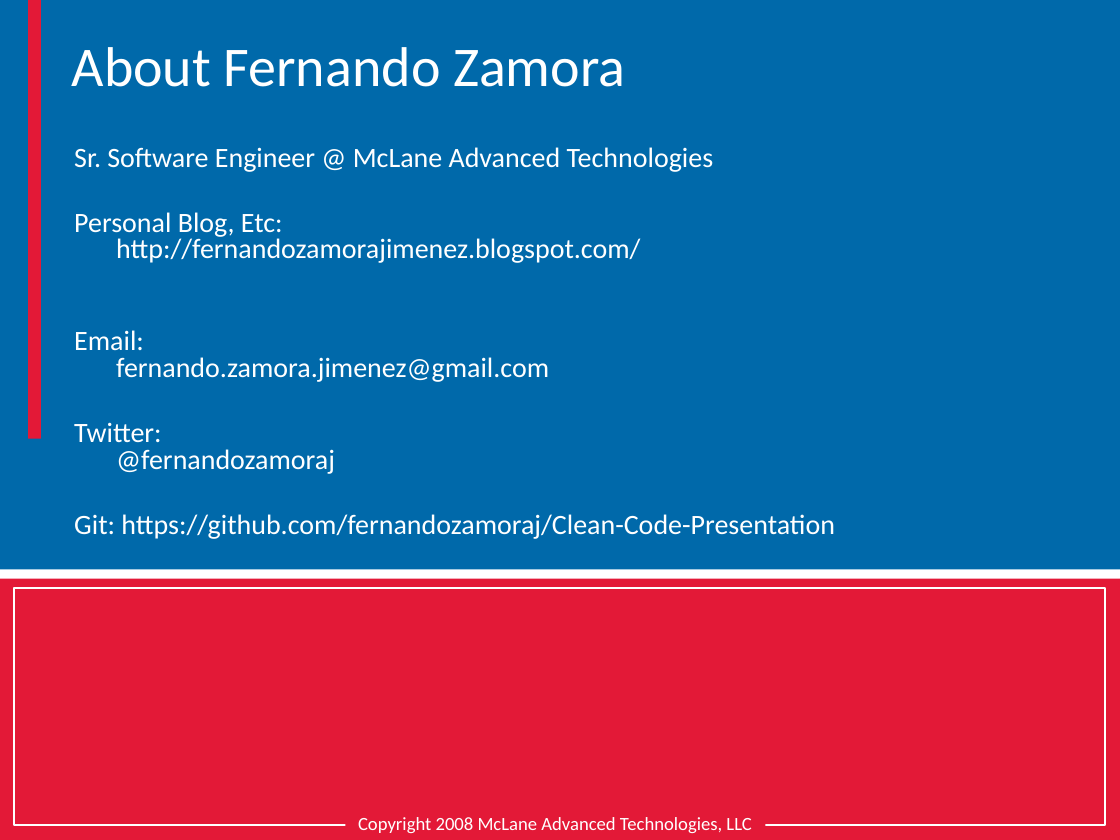
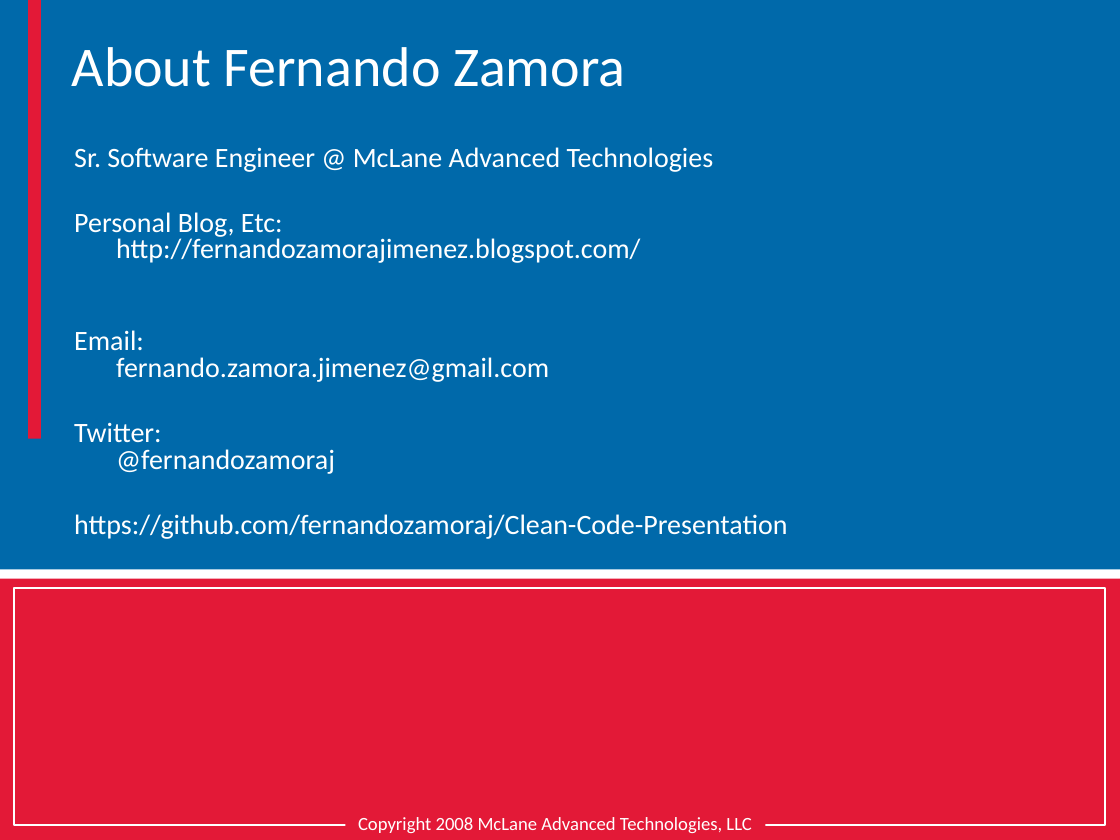
Before and after one commit to fernandozamoraj/Clean-Code-Presentation, a slide deck: slide 23 of Short Presentation/Clean Code.pptx (slide 24 before the commit). Drawn at 1120x840 pixels with LibreOffice and Linux fonts; fonts in the diff are those of the drawing. Boxes give left, top, right and bottom in pixels: in the first picture for what was removed or moved away, otherwise in the second. Text is boxed around its words. In the diff, an @@ line names an element or a change of style, - is before the commit and + after.

```diff
--- a/Short Presentation/Clean Code.pptx
+++ b/Short Presentation/Clean Code.pptx
@@ text at [74, 514, 787, 539]: text changed @@
-Git: https://github.com/fernandozamoraj/Clean-Code-Presentation
+https://github.com/fernandozamoraj/Clean-Code-Presentation
```
Also in this commit, not shown: 1 slide removed.
